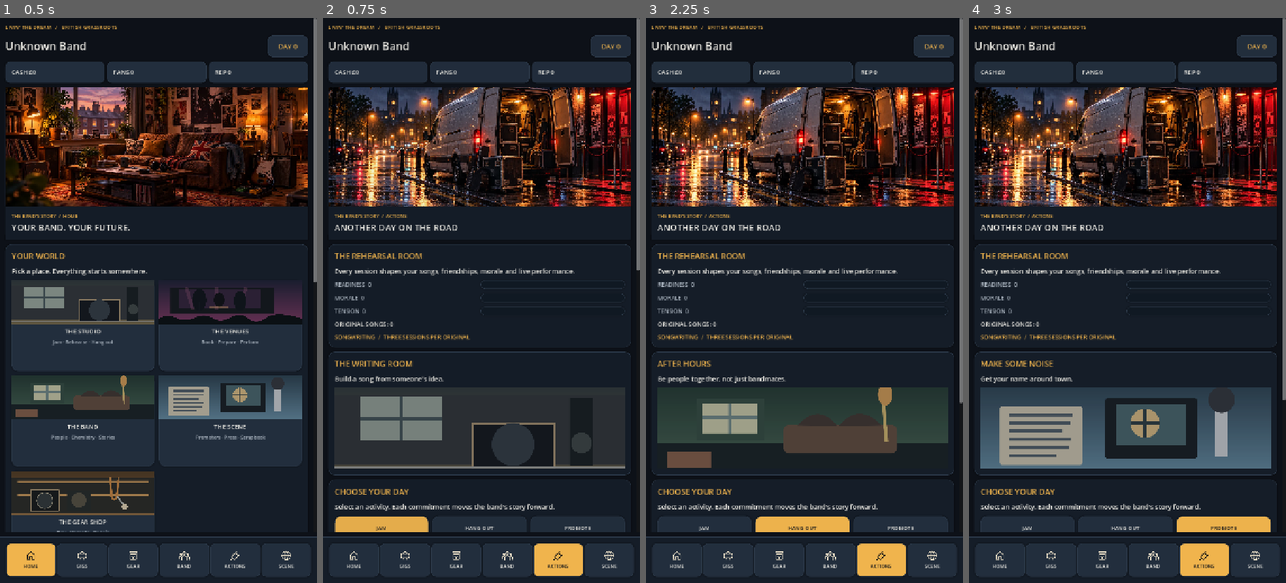
Above: before the commit, frames 1-4 (left to right).
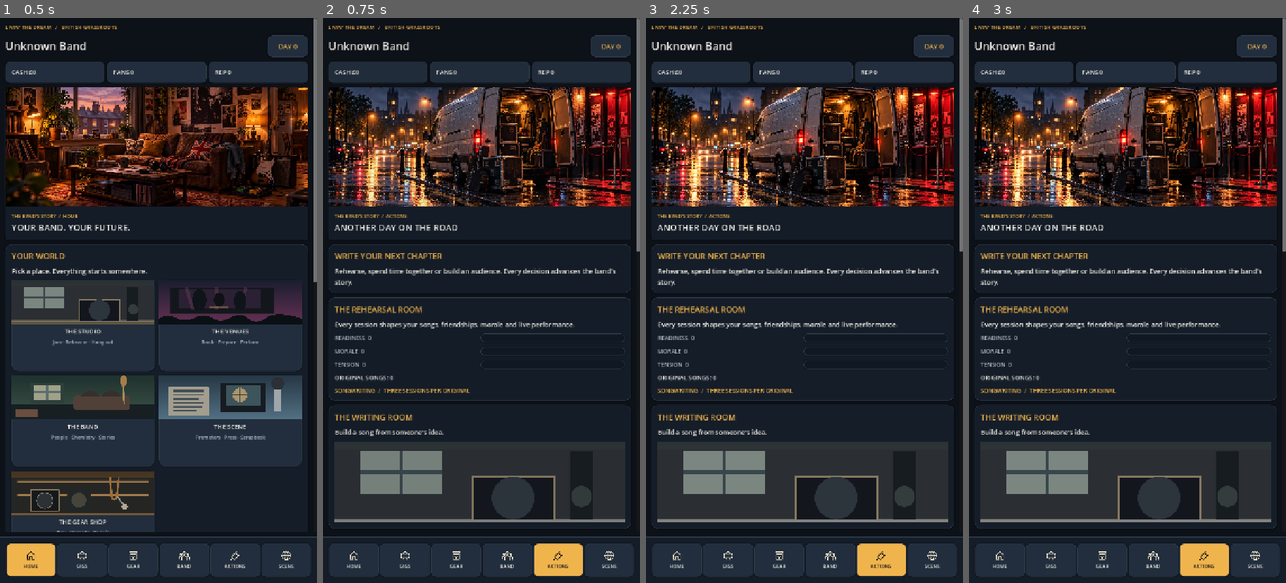
Above: after the commit, the same moments.

Repository: alimuir654-rgb/BandMaster
Game: Godot game, scene res://Scenes/CareerHub.tscn
Two runs of this game, one before a commit and one after it. Both use one fixed random seed, a clock stepped at 60 frames per second and the inputs below. This scene is started directly instead of the project's main scene.
Inputs (mouse positions are in pixels of both pictures, inside the frame that each line leads up to):
- Up to frame 1 (0.5 s): no input
- Up to frame 2 (0.75 s): click (405, 323) at 0.52 s
- Up to frame 3 (2.25 s): click "JAM" at 1.25 s; click "HANG OUT" at 2 s
- Up to frame 4 (3 s): click "PROMOTE" at 2.75 s

Frame 1 is identical in both runs. In frame 2, 11% of the frame differs, in the area x 1-100%, y 41-91%; in frame 3, 16%; in frame 4, 18%.

Commit message:
Rebuild rehearsal, social and member actions as scene-led decision cards

Diff:
--- a/Scripts/career_hub.gd
+++ b/Scripts/career_hub.gd
@@ -15,6 +15,7 @@
 const Workshop = preload("res://Scripts/song_workshop.gd")
 const SongStudio = preload("res://Scripts/song_studio_presentation.gd")
 const Social = preload("res://Scripts/band_social.gd")
+const Experience = preload("res://Scripts/band_life_experience.gd")
 const Gear = preload("res://Scripts/gear_shop.gd")
 const Members = preload("res://Scripts/member_management.gd")
 const Story = preload("res://Scripts/career_story.gd")
@@ -589,24 +590,15 @@
    UI.progress(meter)
    meter.value = clampi(int(member.get(key,50)),0,100)
    metric.add_child(meter)
-  var controls := HBoxContainer.new()
-  controls.add_theme_constant_override("separation",6)
-  box.add_child(controls)
-  var talk := UI.button("TALK",true)
-  var coach := UI.button("COACH £10")
-  var rest := UI.button("REST")
-  for control in [talk,coach,rest]:
-   control.custom_minimum_size.y = 52
-   control.add_theme_font_size_override("font_size",13)
-   controls.add_child(control)
-  coach.disabled = _num("cash") < 10
-  var listen := UI.button("LISTEN")
-  listen.custom_minimum_size.y = 50
+  var member_actions := _label(box,"SPEND TIME WITH "+str(member.get("name","THE BANDMATE")).to_upper(),13,UI.AMBER)
+  member_actions.autowrap_mode = TextServer.AUTOWRAP_WORD_SMART
+  for choice in Experience.member_options(_state(),index):
+   var choice_id := str(choice["id"])
+   _experience_tile(box,str(choice["title"]),"A personal choice that changes how this musician feels about the band.",str(choice["impact"]),int(choice["cost"]),bool(choice["enabled"]),func() -> void: _member(index,choice_id))
+  var listen := UI.button("HEAR WHAT THEY HAVE TO SAY")
+  listen.custom_minimum_size.y = 52
   box.add_child(listen)
   listen.pressed.connect(func() -> void: _listen(index))
-  talk.pressed.connect(func() -> void: _member(index,"chat"))
-  coach.pressed.connect(func() -> void: _member(index,"coach"))
-  rest.pressed.connect(func() -> void: _member(index,"break"))
 
  if members.size() < 6:
   var recruitment := _card("AUDITIONS","Three local musicians are available. Weigh talent against loyalty and signing fees.")
@@ -728,7 +720,26 @@
    var choice: String = str(option["id"])
    _action(box,str(option["label"]),func() -> void: _finish(Drama.resolve(_state(),id,choice)),choice == str(definition["choices"][0]["id"]))
 
+func _experience_tile(parent: Node, heading: String, story: String, impact: String, cost: int, enabled: bool, callback: Callable) -> void:
+ var panel := PanelContainer.new()
+ panel.add_theme_stylebox_override("panel",UI.style(UI.PANEL,14))
+ parent.add_child(panel)
+ var layout := VBoxContainer.new()
+ layout.add_theme_constant_override("separation",8)
+ panel.add_child(layout)
+ _label(layout,heading,18,UI.WHITE)
+ if not story.is_empty():
+  _label(layout,story,14,UI.MUTED)
+ _label(layout,impact,12,UI.AMBER)
+ var start := UI.button("SPEND THE DAY  ›" if cost==0 else "COMMIT £%d  ·  1 DAY  ›" % cost,true)
+ start.disabled = not enabled
+ start.custom_minimum_size.y = 54
+ layout.add_child(start)
+ start.pressed.connect(callback)
+
 func _actions() -> void:
+ var today: Dictionary = Experience.day_context(_state())
+ _card(str(today["title"]),str(today["detail"]))
  var heading := _card("THE REHEARSAL ROOM","Every session shapes your songs, friendships, morale and live performance.")
  _progress(heading,"READINESS",_num("readiness"))
  _progress(heading,"MORALE",_num("morale"))
@@ -839,35 +850,15 @@
   jam.pressed.connect(func() -> void:
    _finish(Practice.compose(_state(),ideas.get_item_text(ideas.selected),forms.get_item_text(forms.selected),titles.get_item_text(titles.selected),indices[leads.selected]))
   )
-  for focus in Practice.FOCUSES:
-   var id := str(focus)
-   var rule: Dictionary = Practice.FOCUSES[id]
-   var base: Dictionary = Actions.ACTIONS[str(rule["action"])]
-   var cost := int(base.get("cost",0))
-   if id == "create":
-    continue
-   var session := _card(str(rule["label"]),str(rule["description"]))
-   _label(session,"1 DAY  /  £%d" % cost,13,UI.MUTED)
-   var start_button := UI.button("START SESSION" if cost == 0 else "BOOK SESSION · £%d" % cost,id == "tighten")
-   start_button.custom_minimum_size.y = 56
-   start_button.disabled = _num("cash") < cost
-   session.add_child(start_button)
-   start_button.pressed.connect(func() -> void: _practice(id))
+  var drills := _card("REHEARSAL SESSIONS","Choose the pressure level. Technical discipline and band chemistry compete for time.")
+  for option in Experience.practice_options(_state()):
+   var focus_id := str(option["id"])
+   _experience_tile(drills,str(option["title"]),str(option["story"]),str(option["impact"]),int(option["cost"]),bool(option["enabled"]),func() -> void: _practice(focus_id))
  if action_view == "HANG OUT":
   var socials := _card("LIFE OUTSIDE THE STUDIO","Bandmates need more than rehearsals. Going out costs money and a day, but builds trust.")
-  var available_count := 0
-  for person in _state().get("members",[]):
-   if person is Dictionary and str(person.get("life_status","active")) == "active":
-    available_count += 1
-  for activity in Social.ACTIVITIES:
-   var outing_id := str(activity)
-   var rule: Dictionary = Social.ACTIVITIES[outing_id]
-   var cost := int(rule["cost_per_member"])*available_count
-   var button := UI.button(str(rule["label"])+"  ·  £%d" % cost)
-   button.custom_minimum_size.y = 52
-   button.disabled = available_count < 2 or _num("cash") < cost
-   socials.add_child(button)
-   button.pressed.connect(func() -> void: _finish(Social.attend(_state(),outing_id)))
+  for outing in Experience.social_options(_state()):
+   var outing_id := str(outing["id"])
+   _experience_tile(socials,str(outing["title"]),str(outing["story"]),str(outing["impact"]),int(outing["cost"]),bool(outing["enabled"]),func() -> void: _finish(Social.attend(_state(),outing_id)))
  if action_view == "PROMOTE":
   var other := _card("THE BUSINESS SIDE","Music alone won't pay for studio time. Your days also need promotion and practical work.")
   for action_id in ["promo","press","buy_gear"]:
